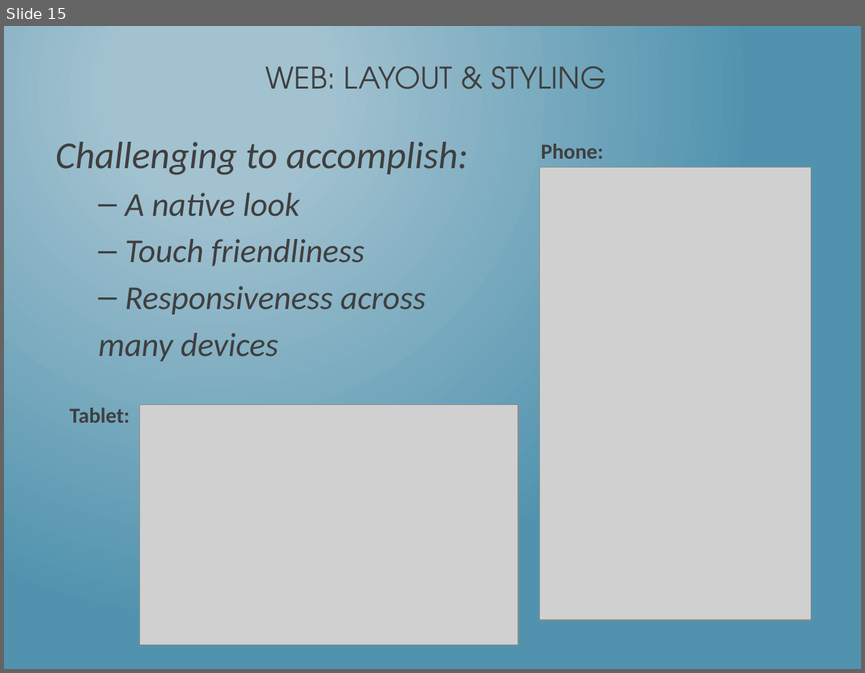
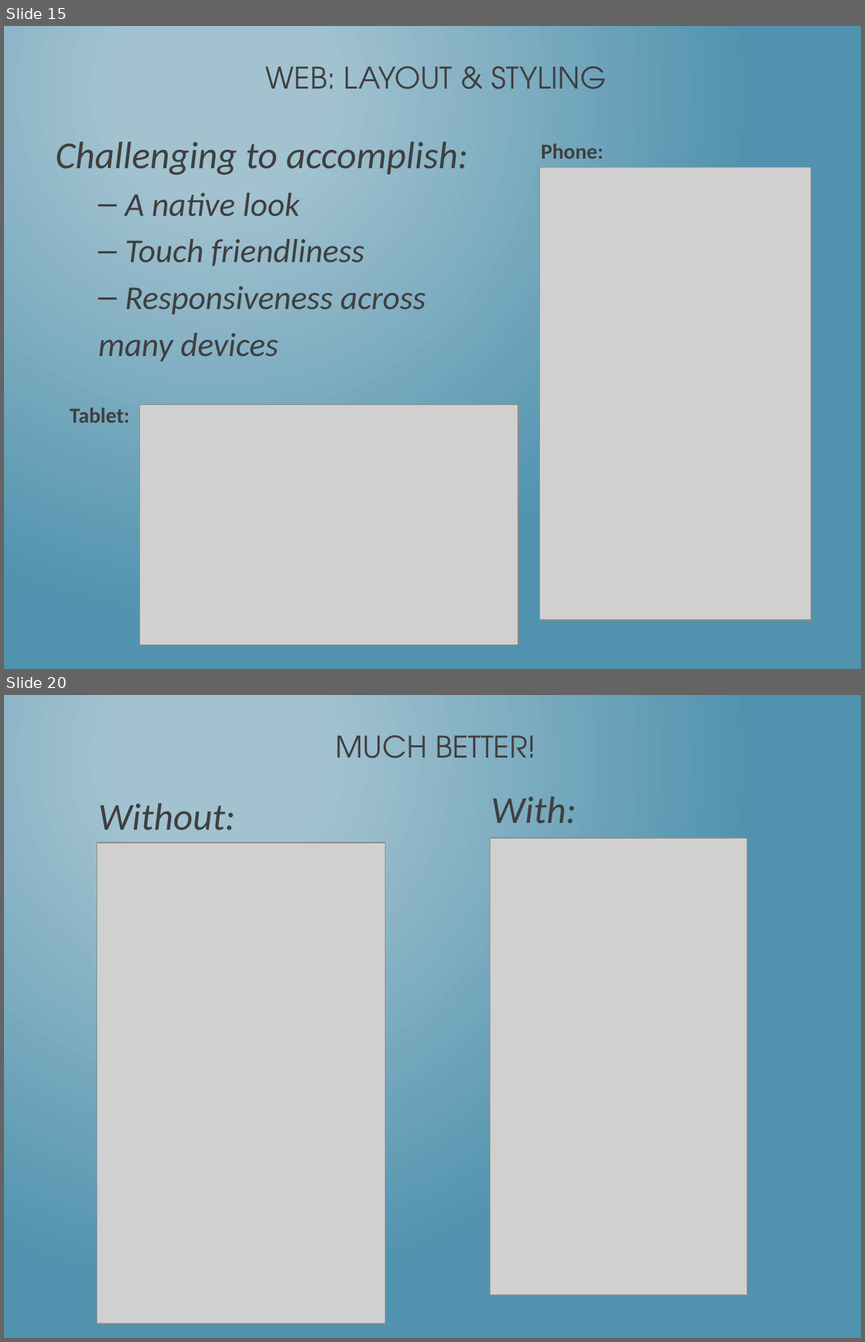
Before and after one commit to dotNetkow/Presentations, a slide deck: That Conference 2014/Building PhoneGap Mobile App w KendoUI.pptx. Shown one above the other, each under a label of ours: slide 15 before the commit, slides 15 and 20 after it; the slides between them are not shown. The pictures are 865x673 and 865x1342 pixels, drawn with LibreOffice and Linux fonts; fonts in the diff are those of the drawing; grey boxes stand for pictures. Boxes give left, top, right and bottom in pixels: in the first picture for what was removed or moved away, otherwise in the second. Text is boxed around its words. In the diff, an @@ line names an element or a change of style, - is before the commit and + after.

```diff
--- a/That Conference 2014/Building PhoneGap Mobile App w KendoUI.pptx
+++ b/That Conference 2014/Building PhoneGap Mobile App w KendoUI.pptx
@@ slide 20 added at <box>4,695,861,1338</box>, background gradient #A3C3D1 to #5194AF @@
@@ title added at <box>336,735,536,758</box>, 25 pt, text #3F3F3F @@
+MUCH BETTER!
@@ text added at <box>491,796,576,824</box>, 32 pt, text #3F3F3F, italic @@
+With:
@@ text added at <box>99,803,235,830</box>, 32 pt, text #3F3F3F, italic @@
+Without:
@@ picture added at <box>96,843,385,1323</box> @@
@@ picture added at <box>490,838,747,1295</box> @@
```
Also in this commit, not shown: 7 slides changed, 5 other slides added.
